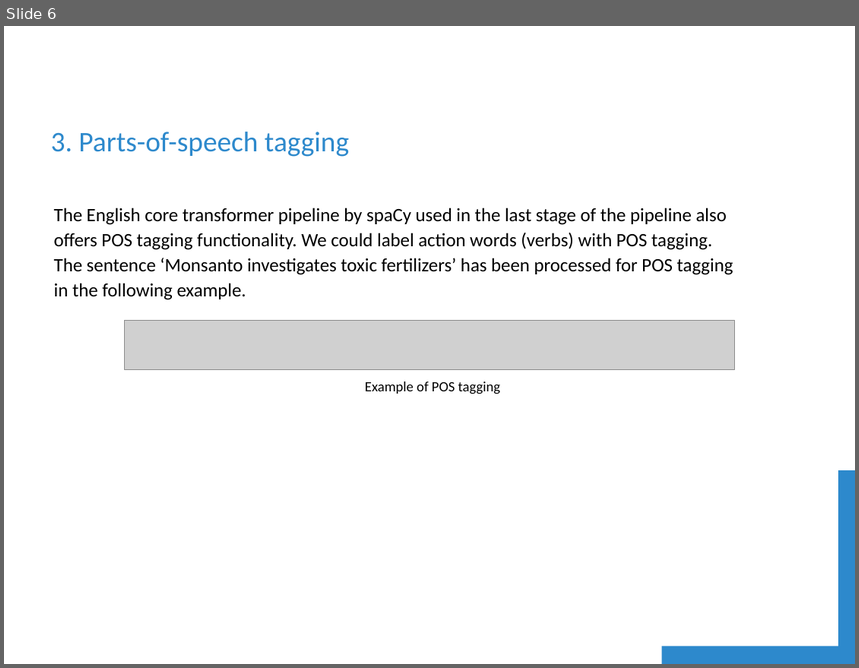
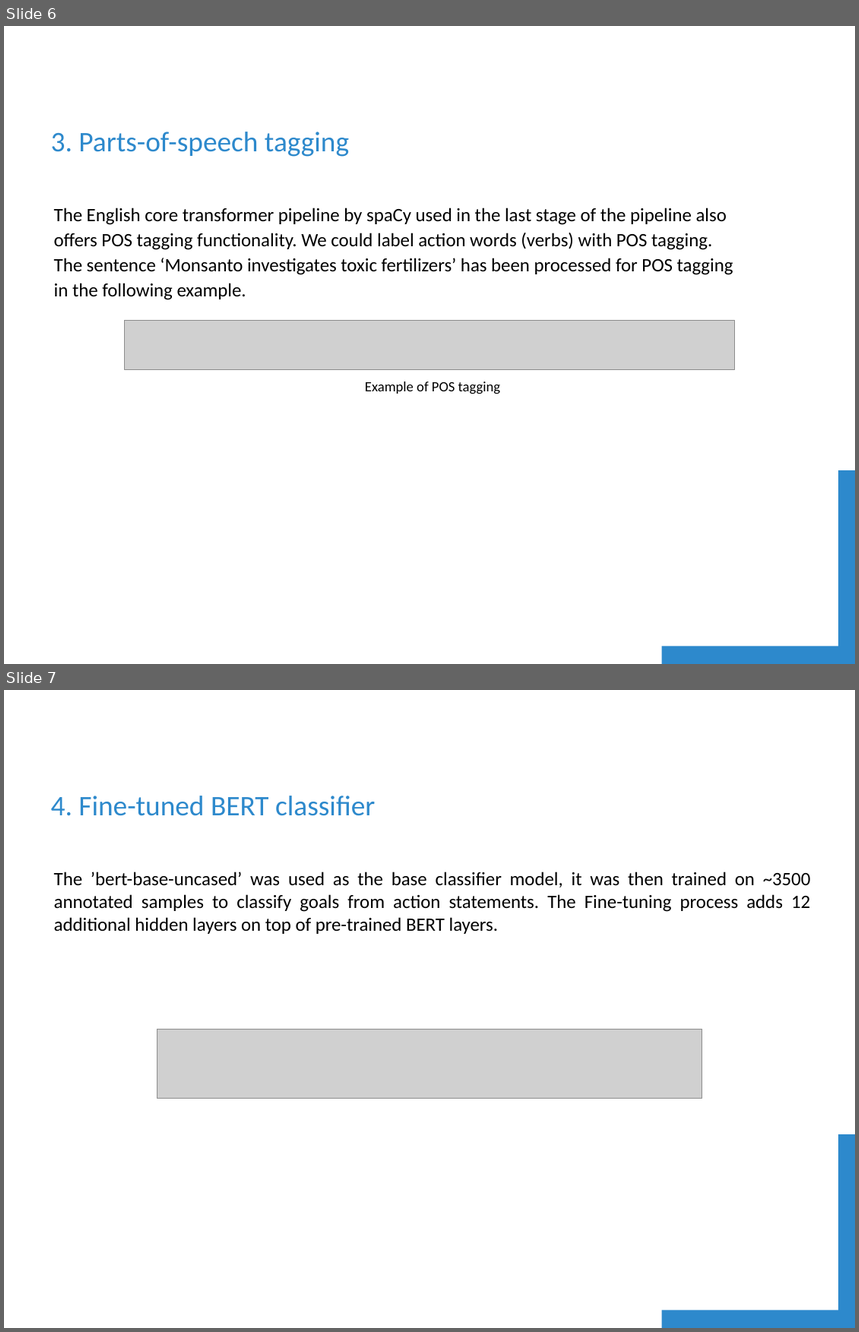
Before and after one commit to shubhamsuryawanshi/goal_extraction, a slide deck: documentation/Presentation.pptx. Shown one above the other, each under a label of ours: slide 6 before the commit, slides 6 and 7 after it. The pictures are 859x668 and 859x1332 pixels, drawn with LibreOffice and Linux fonts; fonts in the diff are those of the drawing; grey boxes stand for pictures; background and template pictures are left out. Boxes give left, top, right and bottom in pixels: in the first picture for what was removed or moved away, otherwise in the second. Text is boxed around its words. In the diff, an @@ line names an element or a change of style, - is before the commit and + after.

```diff
--- a/documentation/Presentation.pptx
+++ b/documentation/Presentation.pptx
@@ slide 7 added at <box>4,690,855,1328</box>, background #FFFFFF; not listed: 1 template element that a slide beside it also shows @@
@@ text added at <box>51,796,375,816</box>, 24 pt, text #2D89CC @@
+4. Fine-tuned BERT classifier
@@ text added at <box>54,872,811,934</box>, 16 pt, text #000000 @@
+The ’bert-base-uncased’ was used as the base classifier model, it was then trained on ~3500 annotated samples to classify goals from action statements. The Fine-tuning process adds 12 additional hidden layers on top of pre-trained BERT layers.
@@ picture added at <box>158,1030,703,1099</box> @@
```
Also in this commit, not shown: 3 slides changed.
